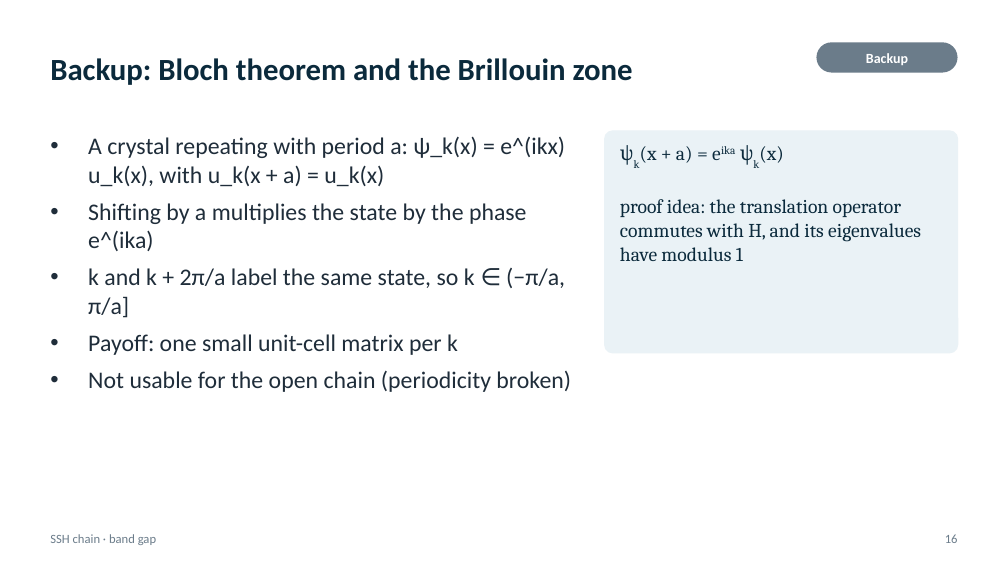
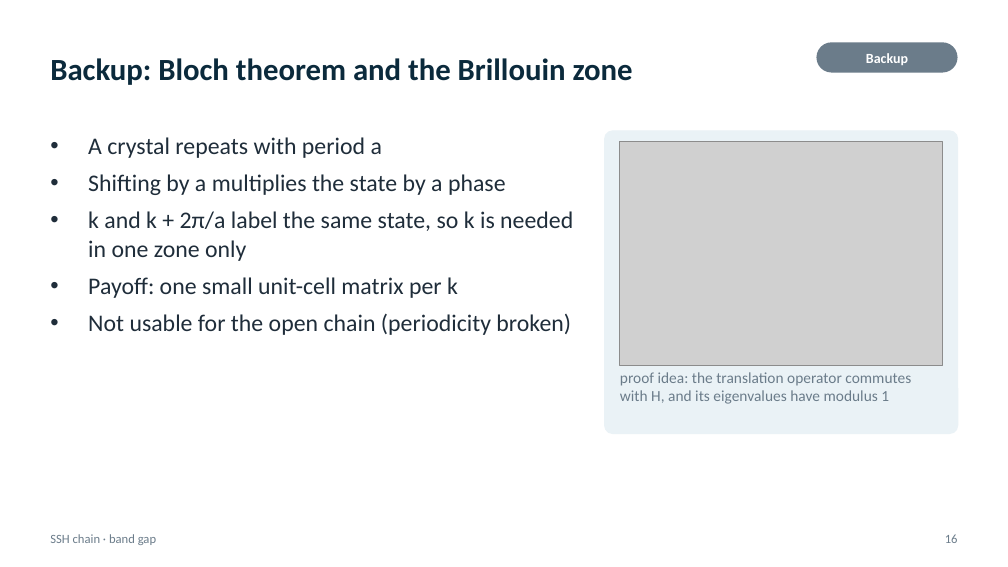
Before and after one commit to hyosan1423/computational-physics, a slide deck: slide 16 of midterm-tight-binding/slides/SSH_midterm_slides.pptx. Drawn at 1008x567 pixels with LibreOffice and Linux fonts; fonts in the diff are those of the drawing; grey boxes stand for pictures. Boxes give left, top, right and bottom in pixels: in the first picture for what was removed or moved away, otherwise in the second. Text is boxed around its words. In the diff, an @@ line names an element or a change of style, - is before the commit and + after.

```diff
--- a/midterm-tight-binding/slides/SSH_midterm_slides.pptx
+++ b/midterm-tight-binding/slides/SSH_midterm_slides.pptx
@@ text at <box>88,137,573,261</box>: text changed @@
-• A crystal repeating with period a: ψ_k(x) = e^(ikx) u_k(x), with u_k(x + a) = u_k(x)
-• Shifting by a multiplies the state by the phase e^(ika)
-• k and k + 2π/a label the same state, so k ∈ (−π/a, π/a]
+• A crystal repeats with period a
+• Shifting by a multiplies the state by a phase
+• k and k + 2π/a label the same state, so k is needed in one zone only
@@ rounded rectangle: place and size @@
-rounded rectangle at <box>605,131,958,353</box>
+rounded rectangle at <box>605,131,958,433</box>
@@ rounded rectangle at <box>605,131,958,433</box>: proportions changed @@
@@ picture added at <box>620,141,942,366</box> @@
@@ text at <box>640,146,783,163</box>: paragraph removed @@
-ψk(x + a) = eika ψk(x)
@@ text "proof idea: the translation operator ...": place and size @@
-text "proof idea: the translation operator ..." at <box>620,146,921,261</box>
+text "proof idea: the translation operator ..." at <box>620,372,911,404</box>
@@ text "proof idea: the translation operator ..." at <box>620,372,911,404</box>: size 14 to 11 pt, font Cambria to Calibri, text colour #0B2A3C to #6B7C8A @@
```
Also in this commit, not shown: 12 other slides changed, 19 other files.
